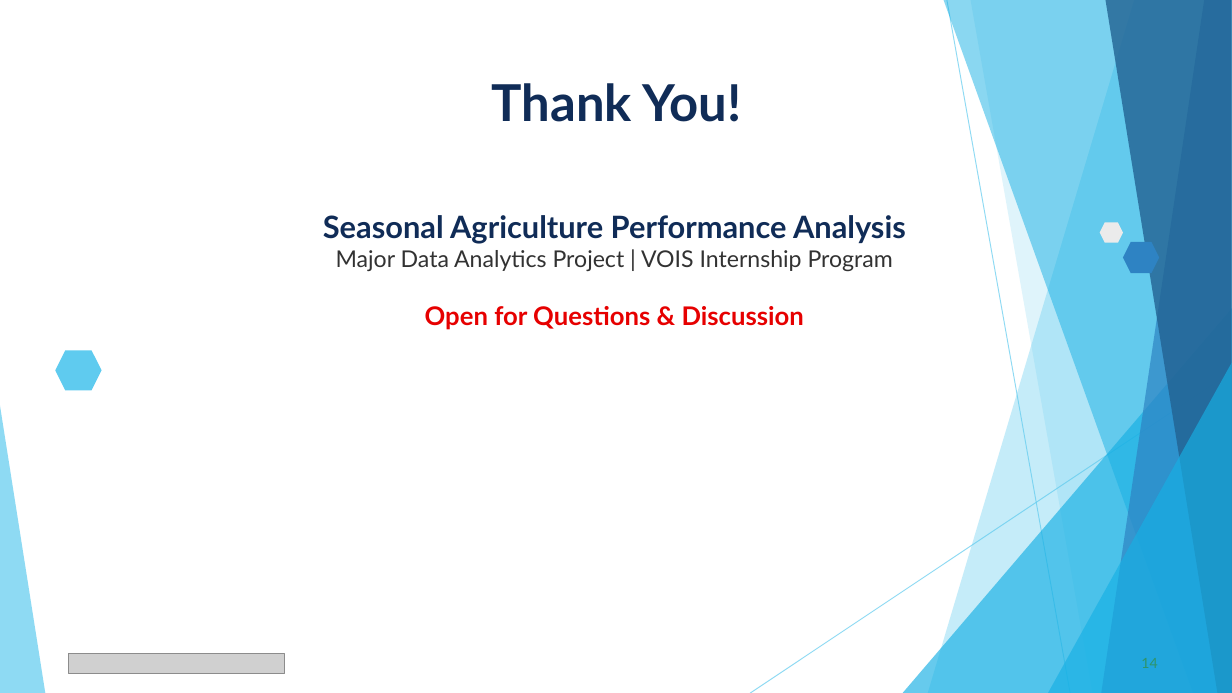
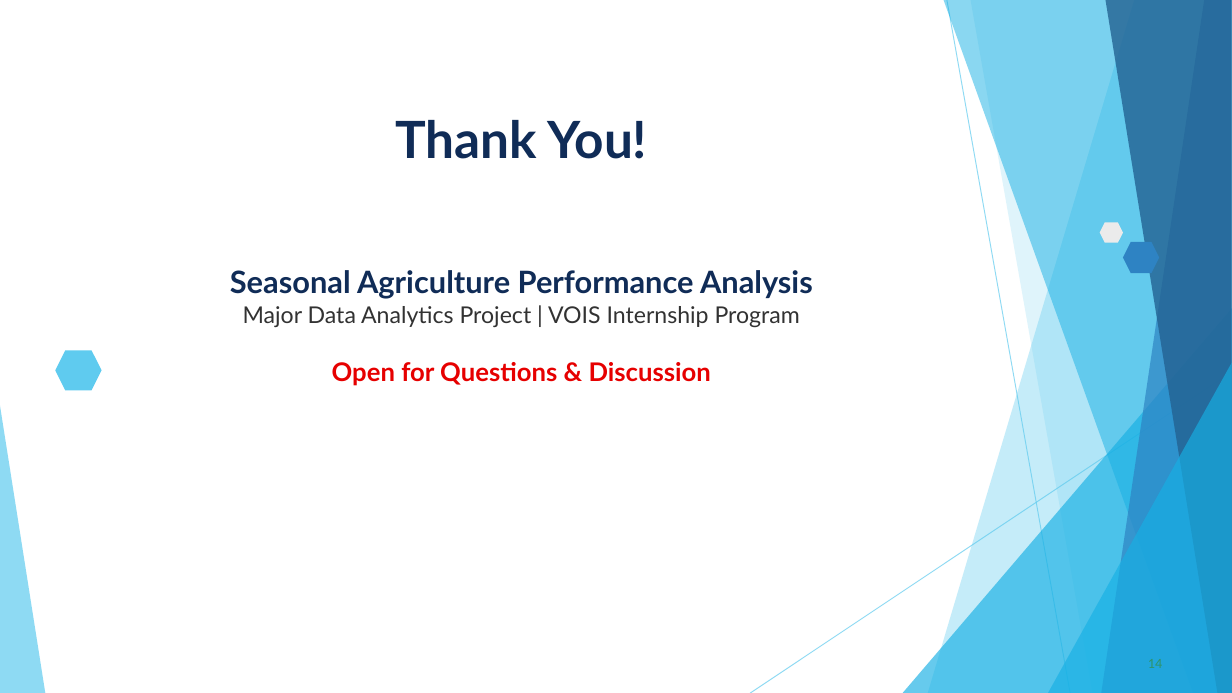
Before and after one commit to chourasiavinit9-dev/Seasonal_Major_project, a slide deck: slide 14 of VOIS_Major_Project_PPT_Submission_Template.pptx. Drawn at 1232x693 pixels with LibreOffice and Linux fonts; fonts in the diff are those of the drawing; grey boxes stand for pictures. Boxes give left, top, right and bottom in pixels: in the first picture for what was removed or moved away, otherwise in the second. Text is boxed around its words. In the diff, an @@ line names an element or a change of style, - is before the commit and + after.

```diff
--- a/VOIS_Major_Project_PPT_Submission_Template.pptx
+++ b/VOIS_Major_Project_PPT_Submission_Template.pptx
@@ freeform shape at box(1105, 0, 1232, 693): fill #226292 at 80% opacity to #236292 at 80% opacity @@
@@ title "Thank You!": place and size @@
-title "Thank You!" at box(492, 83, 741, 122)
+title "Thank You!" at box(395, 120, 647, 159)
@@ title "Thank You!" at box(395, 120, 647, 159): size 39.6 to 40 pt @@
@@ text "Seasonal Agriculture Performance Analysis": place and size @@
-text "Seasonal Agriculture Performance Analysis" at box(323, 215, 906, 330)
+text "Seasonal Agriculture Performance Analysis" at box(230, 270, 813, 386)
@@ triangle removed at box(903, 308, 1232, 693) @@
@@ freeform shape added at box(903, 308, 1232, 693), fill #17B0E4 at 66% opacity @@
@@ triangle removed at box(1048, 363, 1232, 693) @@
@@ freeform shape added at box(1048, 363, 1232, 693), fill #17B0E4 at 66% opacity @@
@@ picture removed at box(68, 654, 285, 674) @@
@@ page number removed at box(1141, 658, 1157, 668) @@
-14
@@ page number added at box(1148, 659, 1162, 668), 11 pt, text #2E946B @@
+14
```
Also in this commit, not shown: 13 other slides changed, 1 other file.
